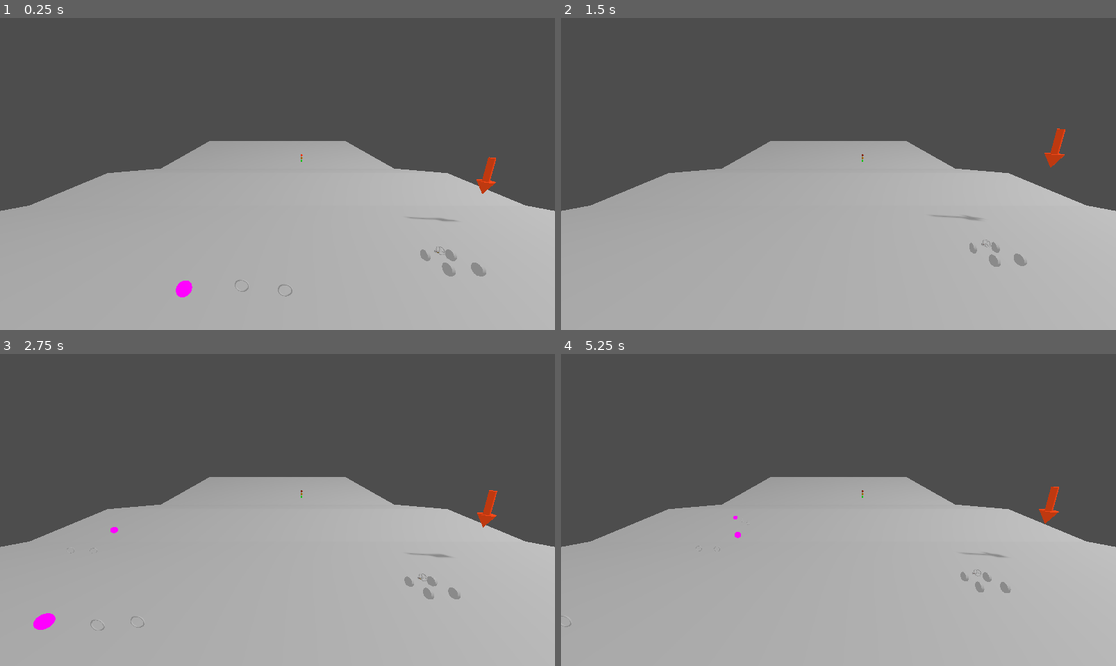
Above: before the commit, frames 1-4 (two rows, left to right).
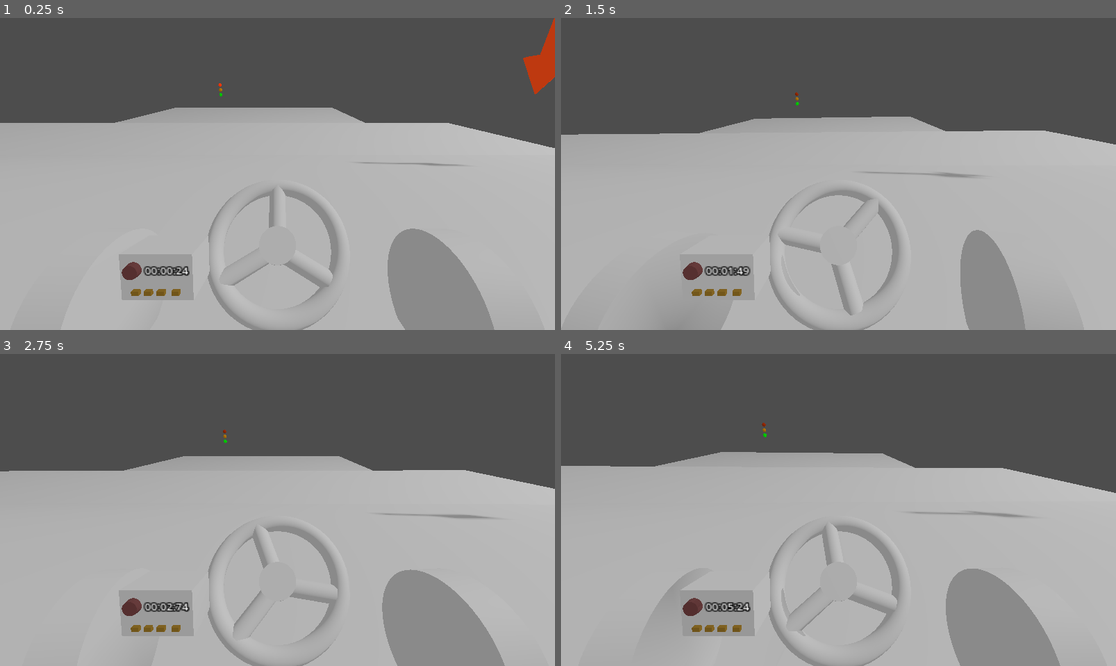
Above: after the commit, the same moments.

Repository: Lievven/connections
Game: Godot game, scene res://test_scene.tscn
Same seed, same stepped clock (60 frames per second), same inputs: the game is played once before the commit and once after it.
Inputs (mouse positions are in pixels of both pictures, inside the frame that each line leads up to):
- Up to frame 1 (0.25 s): no input
- Up to frame 2 (1.5 s): move the mouse to (960, 158) at 0.52 s; hold Right 0.53-1.28 s; hold Ctrl (break) 0.53-1.28 s; click (960, 158) at 0.67 s; move the mouse to (727, 189) at 1.27 s; hold Down (ui_down) from 1.28 s (still down); tap Ctrl (break) at 1.35 s
- Up to frame 3 (2.75 s): move the mouse to (333, 441) at 2.02 s; release Down (ui_down) at 2.03 s; hold Right from 2.03 s (still down); hold Ctrl (break) from 2.03 s (still down)
- Up to frame 4 (5.25 s): move the mouse to (810, 572) at 2.77 s; release Right at 2.78 s; release Ctrl (break) at 2.78 s; hold Space (accelerate) 2.78-3.53 s; tap Ctrl (break) at 2.85, 4.35 s; click (810, 572) at 2.92 s; move the mouse to (1005, 556) at 3.52 s; hold Ctrl (break) 3.53-4.28 s; hold Left 3.53-5.03 s; move the mouse to (672, 463) at 4.27 s; move the mouse to (866, 510) at 5.02 s; hold Down (ui_down) from 5.03 s (still down); hold Ctrl (break) from 5.03 s (still down); click (866, 510) at 5.17 s

The runs differ from the first frame. In frame 1, 23% of the frame differs, in the area x 0-100%, y 0-100%; in frame 2, 18%; in frame 3, 19%; in frame 4, 20%.

Commit message:
Added timer to radio and fixed rotation issue

Diff:
--- a/drive_path.gd
+++ b/drive_path.gd
@@ -6,7 +6,7 @@
 @export var recording_interval: float = 1.0
 
 var timestamps: Array[float] = []
-var angles: Array[Vector3] = []
+var angles: Array[Basis] = []
 var steerings: Array[float] = []
 
 var last_recording: Vector3
@@ -34,24 +34,25 @@
 	drive_tween.finished.connect(follow_drive_path)
 	drive_tween.set_parallel(true)
 
+	var step = timestamps[replay_step]
+
 	drive_tween.tween_property(player_vehicle, \
 		"global_position", \
 		curve.get_point_position(replay_step), \
-		timestamps[replay_step])
+		step)
 
 	drive_tween.tween_property(player_vehicle, \
-		"rotation", \
+		"global_basis", \
 		angles[replay_step], \
-		timestamps[replay_step])
+		step)
 
 	drive_tween.tween_property(player_vehicle, \
 		"steering", \
 		steerings[replay_step], \
-		timestamps[replay_step])
+		step)
 
 	replay_step += 1
 	replay_step %= angles.size()
-	print(timestamps[replay_step])
 
 
 func add_recording_point():
@@ -59,7 +60,7 @@
 		last_recording = player_vehicle.global_position
 		timestamps.append(last_timestamp)
 		last_timestamp = 0
-		angles.append(player_vehicle.rotation)
+		angles.append(player_vehicle.global_basis)
 		steerings.append(player_vehicle.steering)
 
 
--- a/test_scene.tscn
+++ b/test_scene.tscn
@@ -73,9 +73,6 @@
 
 [node name="Node3D" type="Node3D" unique_id=858228603]
 
-[node name="Camera3D" type="Camera3D" parent="." unique_id=1858044562]
-transform = Transform3D(1, 0, 0, 0, 0.9659259, 0.25881907, 0, -0.25881907, 0.9659258, 0, 19, 50)
-
 [node name="Node3D" type="Node3D" parent="." unique_id=1863484585]
 
 [node name="StaticBody3D" type="StaticBody3D" parent="Node3D" unique_id=432973177]
@@ -240,3 +237,6 @@
 
 [node name="DrivePath" parent="." unique_id=1548245820 node_paths=PackedStringArray("player_vehicle") instance=ExtResource("6_buypi")]
 player_vehicle = NodePath("../VehicleBody3D")
+
+[node name="Camera3D" type="Camera3D" parent="." unique_id=1858044562]
+transform = Transform3D(1, 0, 0, 0, 0.9659259, 0.25881907, 0, -0.25881907, 0.9659258, 0, 19, 50)
--- a/vehicles/radio_interface.gd
+++ b/vehicles/radio_interface.gd
@@ -4,6 +4,19 @@
 
 var changing_volume: bool = false
 var volume: float = 1
+var current_time: float = 0
+
+
+
+func _process(delta: float) -> void:
+	current_time += delta
+	var seconds = current_time
+	var minutes = floori(seconds / 60)
+	var centis = floori(seconds * 100)
+	seconds = floori(seconds)
+	centis -= seconds * 100
+	seconds %= 60
+	$Label3D.text = "%02d:%02d:%02d" % [minutes, seconds, centis]
 
 
 func _input(event: InputEvent) -> void:
@@ -16,6 +29,7 @@
 		volume += change
 		volume = clampf(volume, 0, 1)
 		print("Volume: ", volume, " - ", change)
+
 
 func _on_volume_input_event(camera: Node, event: InputEvent, event_position: Vector3, normal: Vector3, shape_idx: int) -> void:
 	if event is InputEventMouseButton:
--- a/vehicles/radio_interface.tscn
+++ b/vehicles/radio_interface.tscn
@@ -25,6 +25,10 @@
 
 [sub_resource type="BoxShape3D" id="BoxShape3D_wsdfp"]
 size = Vector3(0.02, 0.02, 0.03)
+
+[sub_resource type="GDScript" id="GDScript_gftep"]
+script/source = "extends Label3D
+"
 
 [node name="RadioInterface" type="Node3D" unique_id=1602159752]
 script = ExtResource("1_gftep")
@@ -85,6 +89,13 @@
 [node name="CollisionShape3D" type="CollisionShape3D" parent="Button4" unique_id=16914108]
 shape = SubResource("BoxShape3D_wsdfp")
 
+[node name="Label3D" type="Label3D" parent="." unique_id=1647195583]
+transform = Transform3D(-4.371139e-08, 0, 1, 0, 1, 0, -1, 0, -4.371139e-08, 0.10318936, 0.033053853, -0.044586748)
+text = "00:00:00"
+font_size = 9
+outline_size = 4
+script = SubResource("GDScript_gftep")
+
 [connection signal="input_event" from="Volume" to="." method="_on_volume_input_event"]
 [connection signal="input_event" from="Button1" to="." method="_on_button_input_event" flags=18]
 [connection signal="input_event" from="Button2" to="." method="_on_button_input_event" flags=18]
